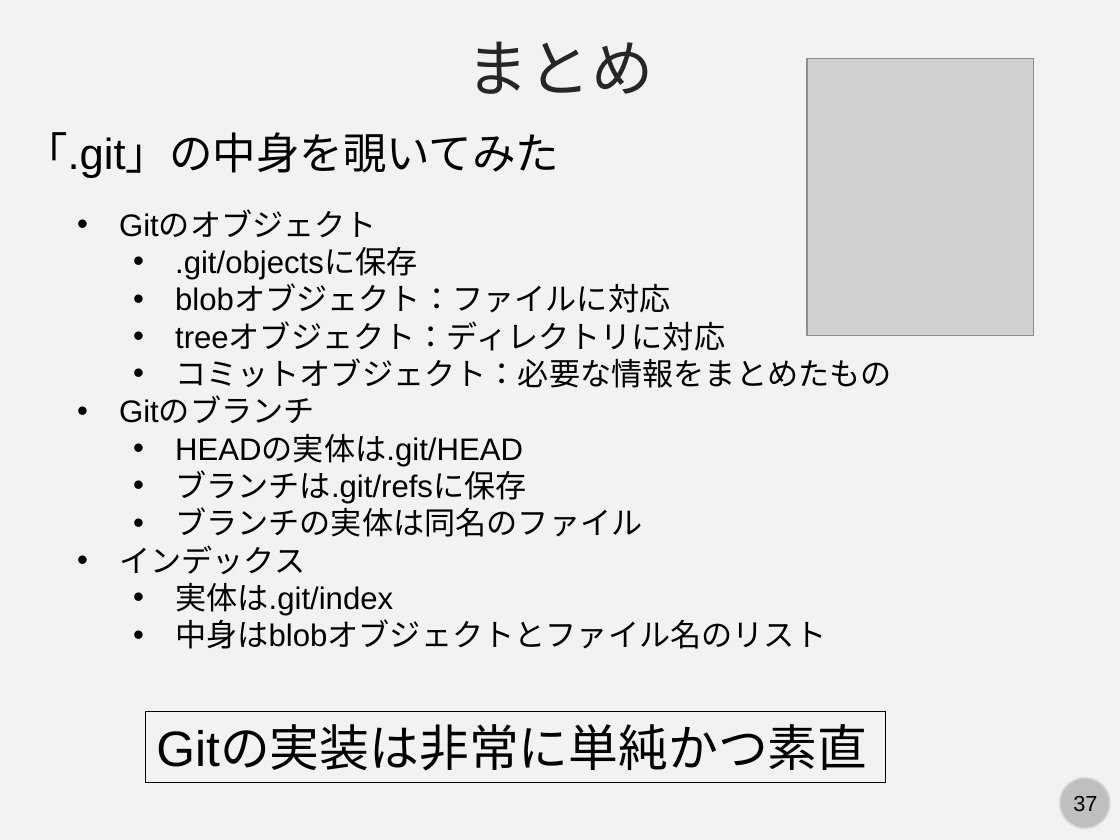
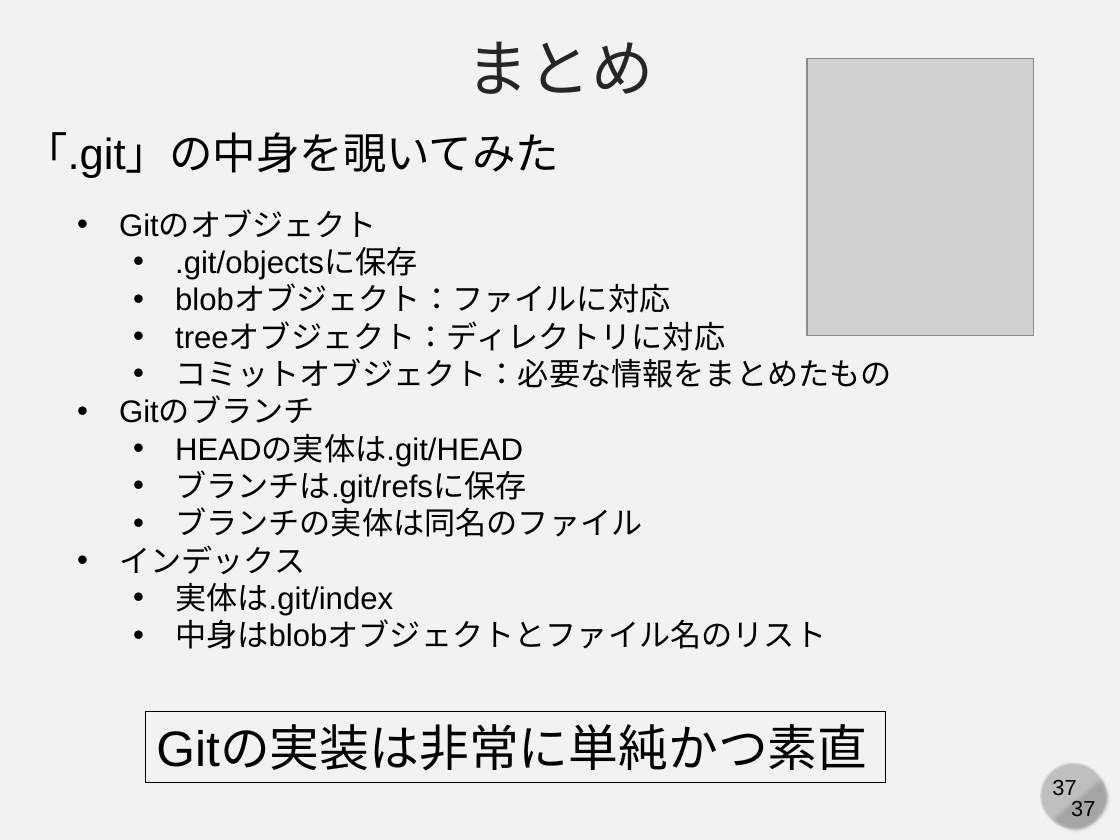
Before and after one commit to kaityo256/github, a slide deck: slide 37 of internals/fig/slide.pptx. Drawn at 1120x840 pixels with LibreOffice and Linux fonts; fonts in the diff are those of the drawing; grey boxes stand for pictures. Boxes give left, top, right and bottom in pixels: in the first picture for what was removed or moved away, otherwise in the second. Text is boxed around its words. In the diff, an @@ line names an element or a change of style, - is before the commit and + after.

```diff
--- a/internals/fig/slide.pptx
+++ b/internals/fig/slide.pptx
@@ ellipse: place and size @@
-ellipse at <box>1060,778,1110,829</box>
+ellipse at <box>1040,763,1105,828</box>
@@ chord (boxed as its full ellipse) added at <box>1041,762,1112,834</box>, fill #A6A6A6 @@
@@ page number added at <box>1052,780,1076,795</box>, 14 pt, text #000000 @@
+37
@@ text "37": place and size @@
-text "37" at <box>1073,796,1097,811</box>
+text "37" at <box>1071,801,1095,816</box>
```
Also in this commit, not shown: 36 other slides changed, 9 other files.
